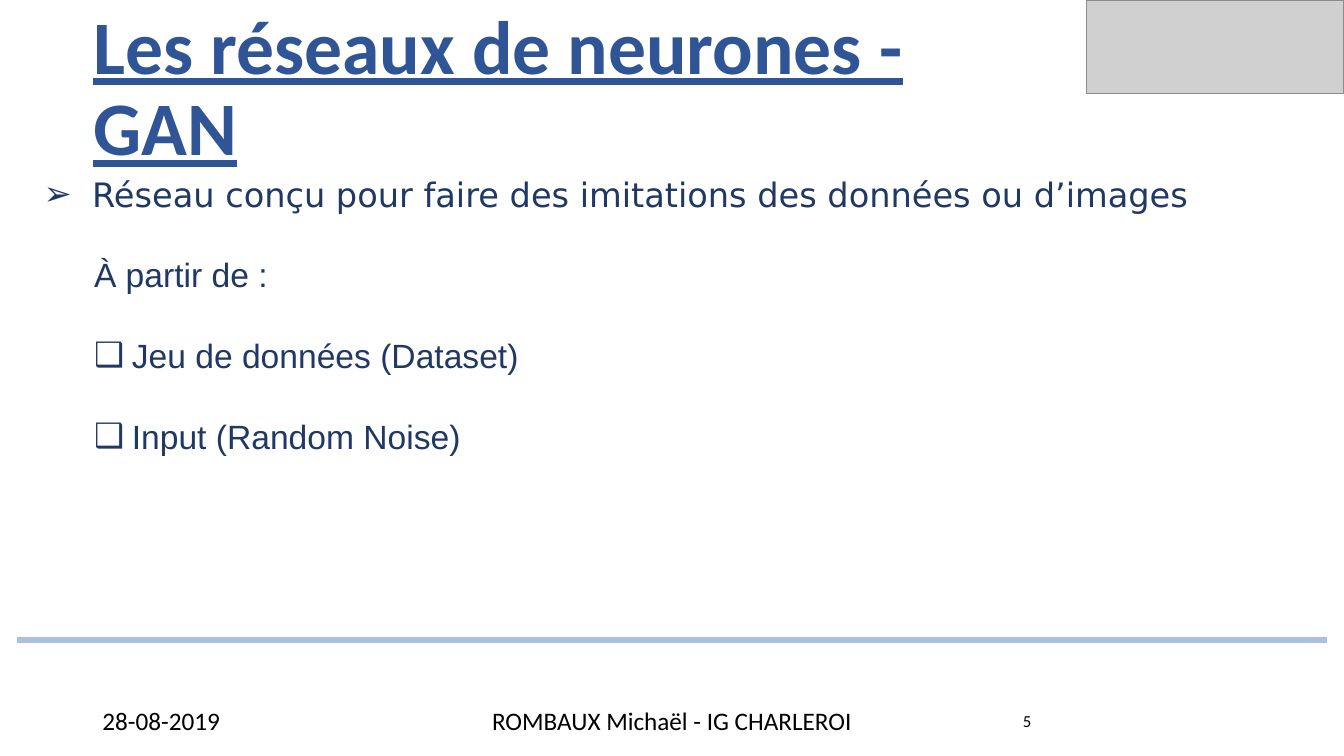
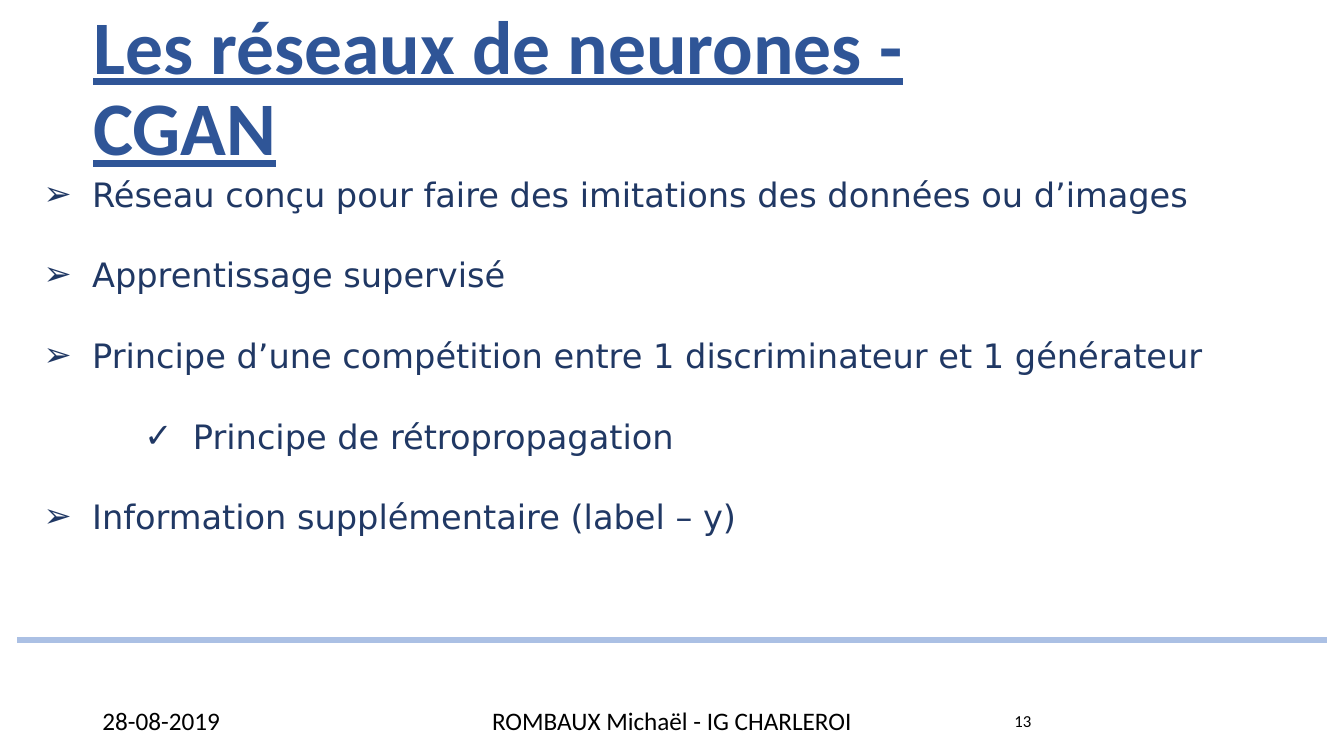
Before and after one commit to rombaux/PyTorch-GAN, a slide deck: slide 13 of assets/20190828_TFE.pptx (slide 5 before the commit). Drawn at 1344x756 pixels with LibreOffice and Linux fonts; fonts in the diff are those of the drawing; grey boxes stand for pictures; background and template pictures are left out. Boxes give left, top, right and bottom in pixels: in the first picture for what was removed or moved away, otherwise in the second. Text is boxed around its words. In the diff, an @@ line names an element or a change of style, - is before the commit and + after.

```diff
--- a/assets/20190828_TFE.pptx
+++ b/assets/20190828_TFE.pptx
@@ title at bbox=[93, 21, 862, 167]: text changed @@
-Les réseaux de neurones - GAN
+Les réseaux de neurones - CGAN
@@ picture removed at bbox=[1087, 0, 1344, 94] @@
@@ text at bbox=[92, 260, 1202, 536]: text changed; font Arial to DejaVu Sans @@
-  À partir de :
-  ❑ Jeu de données (Dataset)
-  ❑ Input (Random Noise)
+➢ Apprentissage supervisé
+➢ Principe d’une compétition entre 1 discriminateur et 1 générateur
+    ✓ Principe de rétropropagation
+➢ Information supplémentaire (label – y)
@@ page number at bbox=[1014, 716, 1031, 727]: text changed @@
-5
+13
```
Also in this commit, not shown: 14 other slides changed.
